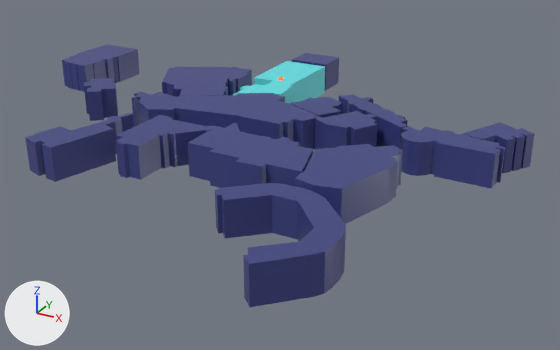
The glTF model sheridan.gltf, before and after one commit.
Rendered twice from a camera (50 mm lens) standing at (122.9, -194.4, 87.0) and looking at (18.7, -5.0, -7.7). Lighting does not change. The marker at lower left points along +X, +Y and +Z. Where no turn or scale is listed for an object, it has been applied to the vertices.

In view in the first picture: 'aa-wing', 'animation-centre', 'annie-smith', 'athletics-centre', 'b-wing', 'c-wing', 'd-wing', 'daycare-centre', 'e-wing', 'g-wing', 'h-wing', 'k-wing', 'levy-centre', 'residence', 's-wing', 'student-centre'.
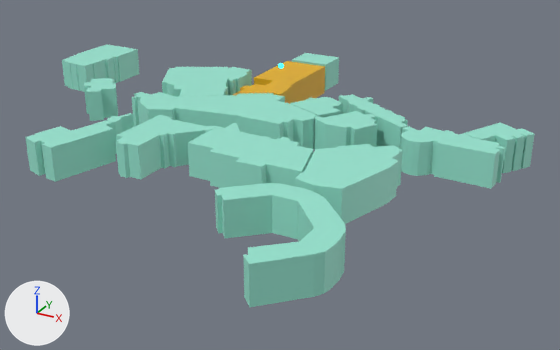
The change, as a list of edits to the scene's bpy script:
```text
Change mat_material_003:
    mat_material_003.base_color: (0.121, 0.753, 0.8) -> (0.318, 0.8, 0.647)  # cyan #62e1e7 -> green #99e7d2
Change me_sheridan_map_v2:
    where me_sheridan_map_v2.from_pydata(...)  # 66 vertices, 128 faces; spans x -36.0..25.9, y -16.3..16.2, z 0.0..10.0
    remove me_sheridan_map_v2.materials.append(mat_material)  # blue #3b4282
    add me_sheridan_map_v2.materials.append(mat_material_003)  # green #99e7d2
Change me_sheridan_map_v2_001:
    where me_sheridan_map_v2_001.from_pydata(...)  # 8 vertices, 12 faces; spans x -10.57..3.57, y 55.31..66.69, z 0.0..10.0
    remove me_sheridan_map_v2_001.materials.append(mat_material)  # blue #3b4282
    add me_sheridan_map_v2_001.materials.append(mat_material_003)  # green #99e7d2
Change me_sheridan_map_v2_002:
    where me_sheridan_map_v2_002.from_pydata(...)  # 32 vertices, 60 faces; spans x -59.2..-44.8, y -11.9..4.0, z 0.0..10.0
    remove me_sheridan_map_v2_002.materials.append(mat_material)  # blue #3b4282
    add me_sheridan_map_v2_002.materials.append(mat_material_003)  # green #99e7d2
Change me_sheridan_map_v2_003:
    where me_sheridan_map_v2_003.from_pydata(...)  # 56 vertices, 108 faces; spans x -86.7..-70.5, y 11.4..40.1, z 0.0..10.0
    remove me_sheridan_map_v2_003.materials.append(mat_material)  # blue #3b4282
    add me_sheridan_map_v2_003.materials.append(mat_material_003)  # green #99e7d2
Change me_sheridan_map_v2_004:
    where me_sheridan_map_v2_004.from_pydata(...)  # 54 vertices, 104 faces; spans x 27.8..64.2, y -81.7..-44.9, z 0.0..10.0
    remove me_sheridan_map_v2_004.materials.append(mat_material)  # blue #3b4282
    add me_sheridan_map_v2_004.materials.append(mat_material_003)  # green #99e7d2
Change me_sheridan_map_v2_005:
    where me_sheridan_map_v2_005.from_pydata(...)  # 50 vertices, 96 faces; spans x -37.3..-20.4, y -54.4..-21.6, z 0.0..10.0
    remove me_sheridan_map_v2_005.materials.append(mat_material)  # blue #3b4282
    add me_sheridan_map_v2_005.materials.append(mat_material_003)  # green #99e7d2
Change me_sheridan_map_v2_006:
    where me_sheridan_map_v2_006.from_pydata(...)  # 42 vertices, 80 faces; spans x -16.1..4.4, y -42.9..-18.8, z 0.0..10.0
    remove me_sheridan_map_v2_006.materials.append(mat_material)  # blue #3b4282
    add me_sheridan_map_v2_006.materials.append(mat_material_003)  # green #99e7d2
Change me_sheridan_map_v2_007:
    where me_sheridan_map_v2_007.from_pydata(...)  # 34 vertices, 64 faces; spans x 37.2..59.6, y -42.2..-8.4, z 0.0..10.0
    remove me_sheridan_map_v2_007.materials.append(mat_material)  # blue #3b4282
    add me_sheridan_map_v2_007.materials.append(mat_material_003)  # green #99e7d2
Change me_sheridan_map_v2_008:
    where me_sheridan_map_v2_008.from_pydata(...)  # 56 vertices, 108 faces; spans x 4.6..40.9, y -38.5..-13.8, z 0.0..10.0
    remove me_sheridan_map_v2_008.materials.append(mat_material)  # blue #3b4282
    add me_sheridan_map_v2_008.materials.append(mat_material_003)  # green #99e7d2
Change me_sheridan_map_v2_009:
    where me_sheridan_map_v2_009.from_pydata(...)  # 42 vertices, 80 faces; spans x -11.4..5.9, y 8.5..53.0, z 0.0..10.0
    remove me_sheridan_map_v2_009.materials.append(mat_material_003)  # cyan #61e1e7
    add me_sheridan_map_v2_009.materials.append(mat_material_004)  # red #e70000
Change me_sheridan_map_v2_011:
    where me_sheridan_map_v2_011.from_pydata(...)  # 72 vertices, 140 faces; spans x -44.0..-9.5, y -1.0..36.3, z 0.0..10.0
    remove me_sheridan_map_v2_011.materials.append(mat_material)  # blue #3b4282
    add me_sheridan_map_v2_011.materials.append(mat_material_003)  # green #99e7d2
Change me_sheridan_map_v2_012:
    where me_sheridan_map_v2_012.from_pydata(...)  # 38 vertices, 72 faces; spans x 68.5..85.9, y 8.0..23.8, z 0.0..10.0
    remove me_sheridan_map_v2_012.materials.append(mat_material)  # blue #3b4282
    add me_sheridan_map_v2_012.materials.append(mat_material_003)  # green #99e7d2
Change me_sheridan_map_v2_013:
    where me_sheridan_map_v2_013.from_pydata(...)  # 72 vertices, 140 faces; spans x 23.2..52.4, y 5.9..27.6, z 0.0..10.0
    remove me_sheridan_map_v2_013.materials.append(mat_material)  # blue #3b4282
    add me_sheridan_map_v2_013.materials.append(mat_material_003)  # green #99e7d2
Change me_sheridan_map_v2_014:
    where me_sheridan_map_v2_014.from_pydata(...)  # 72 vertices, 140 faces; spans x 51.7..81.2, y -3.2..10.0, z 0.0..10.0
    remove me_sheridan_map_v2_014.materials.append(mat_material)  # blue #3b4282
    add me_sheridan_map_v2_014.materials.append(mat_material_003)  # green #99e7d2
Change me_sheridan_map_v2_015:
    where me_sheridan_map_v2_015.from_pydata(...)  # 36 vertices, 68 faces; spans x 25.5..44.4, y -2.2..13.1, z 0.0..10.0
    remove me_sheridan_map_v2_015.materials.append(mat_material)  # blue #3b4282
    add me_sheridan_map_v2_015.materials.append(mat_material_003)  # green #99e7d2
Change me_sheridan_map_v2_016:
    where me_sheridan_map_v2_016.from_pydata(...)  # 30 vertices, 56 faces; spans x 12.9..30.2, y 3.9..21.1, z 0.0..10.0
    remove me_sheridan_map_v2_016.materials.append(mat_material)  # blue #3b4282
    add me_sheridan_map_v2_016.materials.append(mat_material_003)  # green #99e7d2
Change ob_sphere:
    ob_sphere.location: (-0.8, 31.1, 10.0) -> (-0.8, 31.1, 14.8)
```

Location of each change, (x1, y1, x2, y2) in pixels of the pictures (560 x 350 px):
'residence', recoloured (blue to green)
    both: (215, 183, 346, 307)
'b-wing', recoloured (blue to green)
    both: (132, 92, 316, 149)
'c-wing', recoloured (blue to green)
    both: (188, 123, 313, 188)
's-wing', recoloured (blue to green)
    both: (295, 144, 403, 224)
'levy-centre', recoloured (blue to green)
    both: (400, 126, 505, 188)
'g-wing', recoloured (blue to green)
    both: (25, 113, 134, 182)
'e-wing', recoloured (blue to green)
    both: (116, 115, 217, 180)
'athletics-centre', recoloured (blue to green)
    both: (62, 44, 140, 92)
'animation-centre', recoloured (blue to green)
    both: (162, 67, 252, 97)
'aa-wing', recoloured
    both: (233, 61, 325, 104)
'student-centre', recoloured (blue to green)
    both: (314, 111, 377, 150)
'k-wing', recoloured (blue to green)
    both: (465, 122, 534, 173)
'h-wing', recoloured (blue to green)
    both: (339, 94, 408, 149)
'daycare-centre', recoloured (blue to green)
    both: (84, 78, 118, 121)
'annie-smith', recoloured (blue to green)
    both: (292, 53, 339, 91)
'd-wing', recoloured (blue to green)
    both: (290, 97, 343, 118)
'Sphere', moved
    before: (278, 77, 284, 80)
    after: (278, 63, 284, 69)
